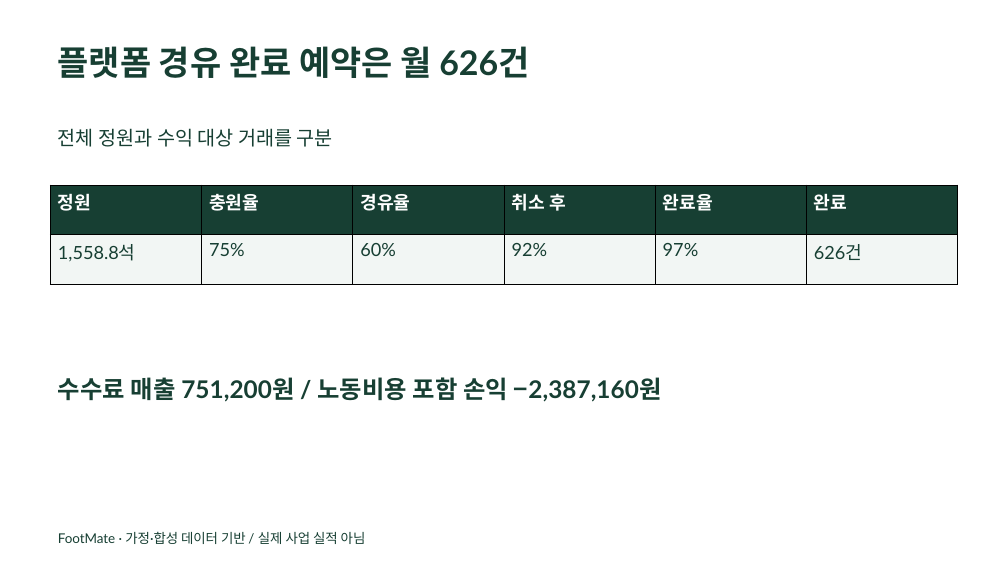
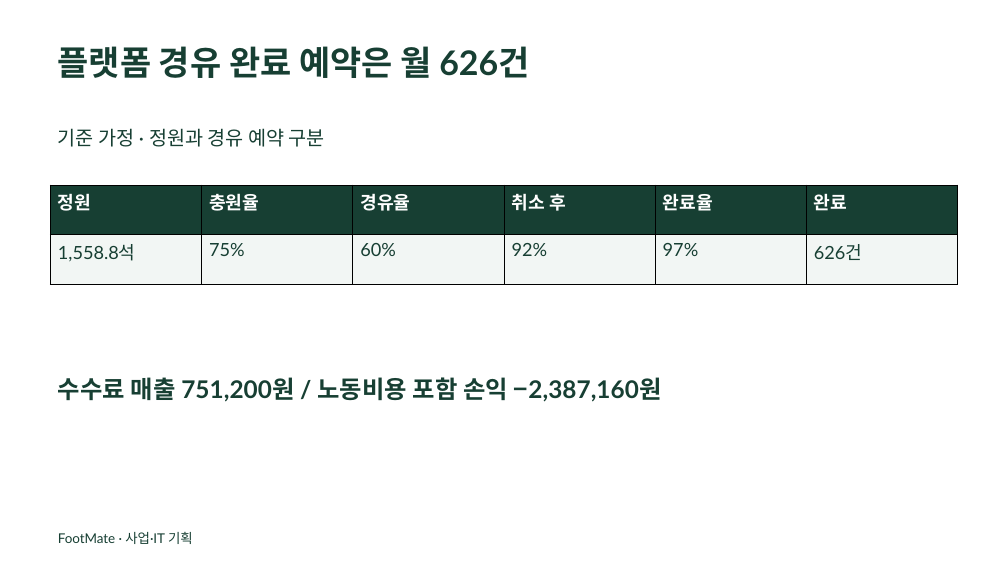
Before and after one commit to dohyunkimmm/footmate, a slide deck: slide 3 of src/case-study/downloads/footmate_report.pptx. Drawn at 1008x567 pixels with LibreOffice and Linux fonts; fonts in the diff are those of the drawing. Boxes give left, top, right and bottom in pixels: in the first picture for what was removed or moved away, otherwise in the second. Text is boxed around its words. In the diff, an @@ line names an element or a change of style, - is before the commit and + after.

```diff
--- a/src/case-study/downloads/footmate_report.pptx
+++ b/src/case-study/downloads/footmate_report.pptx
@@ text at [58, 128, 325, 147]: text changed @@
-전체 정원과 수익 대상 거래를 구분
+기준 가정 · 정원과 경유 예약 구분
@@ text at [58, 532, 193, 544]: text changed @@
-FootMate · 가정·합성 데이터 기반 / 실제 사업 실적 아님
+FootMate · 사업·IT 기획
```
Also in this commit, not shown: 8 other slides changed, 5 other files.
